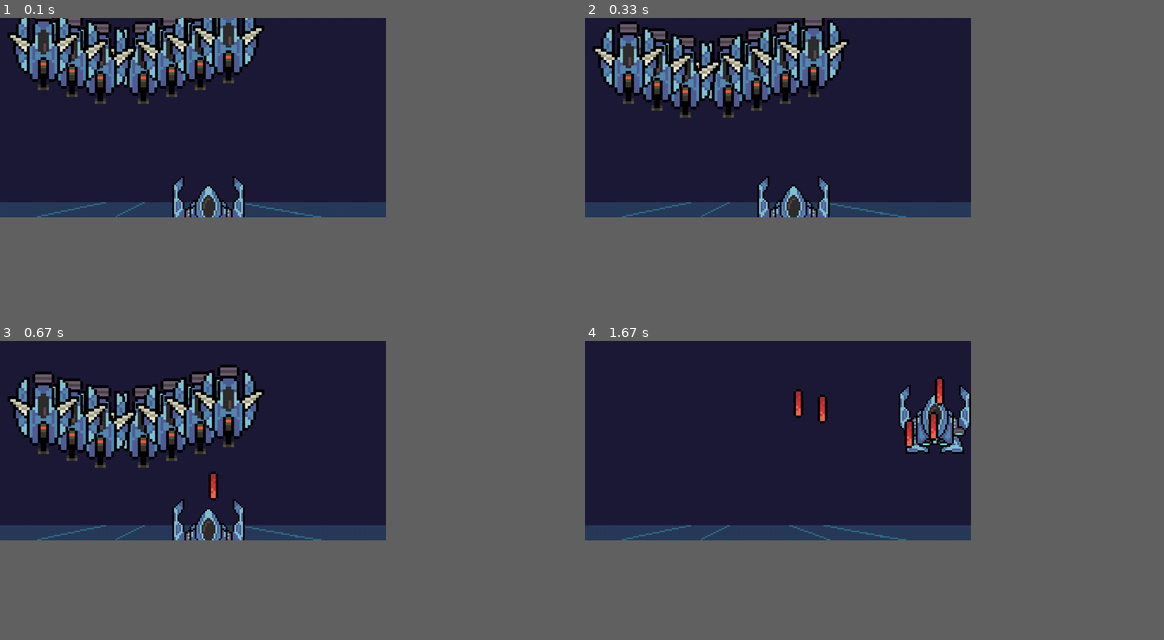
Above: before the commit, frames 1-4 (two rows, left to right).
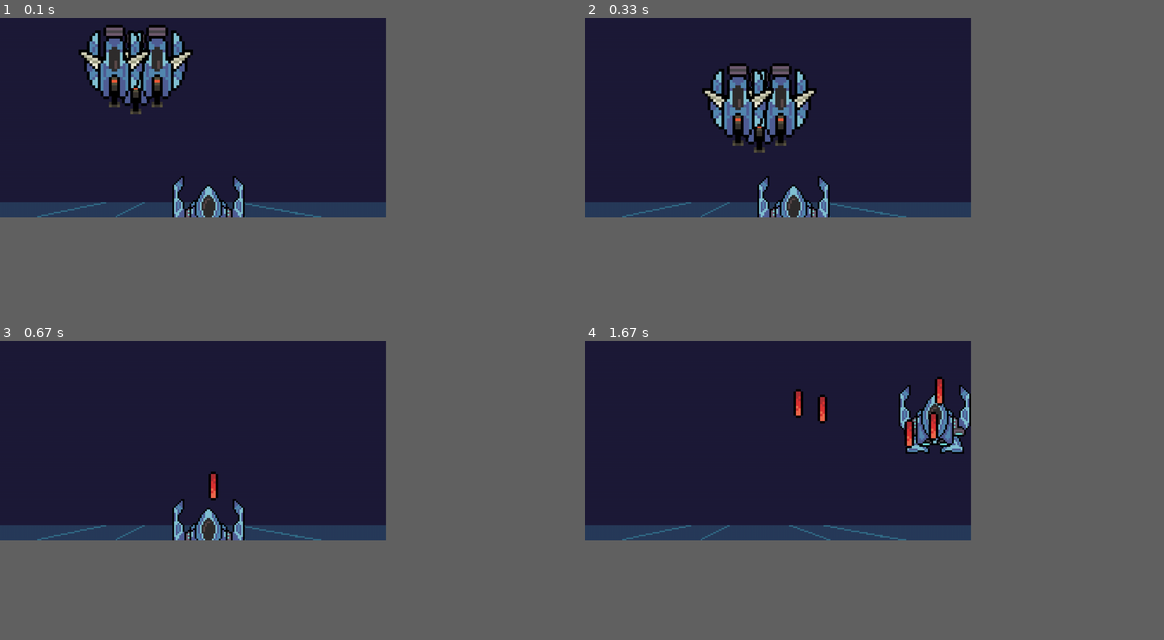
Above: after the commit, the same moments.

Repository: RafaBessa/Shadow_Light_bh_pygame
Game: pygame game, started from Game.py
Two runs of this game, one before a commit and one after it. Both use one fixed random seed, a clock stepped at 60 frames per second and the inputs below.
Inputs:
- Up to frame 1 (0.1 s): no input
- Up to frame 2 (0.33 s): no input
- Up to frame 3 (0.67 s): tap Space at 0.33 s
- Up to frame 4 (1.67 s): hold D 0.67-1.13 s; tap Space at 0.73, 1.03, 1.23, 1.57 s; hold W 1.17-1.47 s; hold D from 1.5 s (still down)

The runs differ from the first frame. In frame 1, 8.5% of the frame differs, in the area x 1-46%, y 0-33%; in frame 2, 11%, in the area x 1-46%, y 0-46%; in frame 3, 9.1%; in frame 4, nothing differs.

Commit message:
moviment in zigzag

Diff:
--- a/Game.py
+++ b/Game.py
@@ -7,6 +7,7 @@
 from MobPadrao import MobPadrao
 from Window import Window
 from InimigosController import Inimigos
+import MovimentoMob as mm
 # Default dimensions
 DEFAULT_WINDOW_SIZES = [(1120, 580), (1680, 870)]
 default_width, default_height = DEFAULT_WINDOW_SIZES[0]
@@ -46,7 +47,10 @@
     # Enemies
     inimigos = Inimigos()
     #inimigos.criar("roundguy", (400, 0), game_screen.shape, 0.5, 1, IMG_ASSETS)
-    inimigos.criarSwarm(inimigos.EnumFormations.V , 8, "roundguy", [250,0], 20, game_screen.shape, 0.5, 1, IMG_ASSETS, SCALE_ASSETS)
+    inimigos.criarSwarm(
+        inimigos.EnumFormations.V, 3, "roundguy", [250,0], 20, game_screen.shape,
+         2, 0.1, IMG_ASSETS, SCALE_ASSETS, mov_strategy=mm.Mov_ZigZag()
+         )
     #inimigos.criar("roundguy", [400, 0], game_screen.shape, 0.5, 1, IMG_ASSETS)
    # inimigos.criar("roundguy", [400, 0], game_screen.shape, 0.5, 1, IMG_ASSETS)
     #inimigos.criar("roundguy", [400, 100], game_screen.shape, 0, 0, IMG_ASSETS)
--- a/MobPadrao.py
+++ b/MobPadrao.py
@@ -12,6 +12,7 @@
         self._acceleration = acceleration  # in heights per second squared
         self.acceleration = acceleration * self.img.get_height()
         self._movStrategy = movStategy
+        self._startcoordinate = coordinates
 
     def resize(self, window):
         super().resize(window)
@@ -27,11 +28,7 @@
         self._movStrategy = fall
 
     def movimentar(self, dt):
-        self.coordinates, self.speed, self.acceleration = self.mover_strg.move(
-            self.coordinates, self.speed, self.acceleration, dt)
-    #     self.speed += self.acceleration * dt
-    #     self.coordinates[1] = round(self.coordinates[1] + self.speed * dt)
-
+        self.coordinates, self.speed, self.acceleration = self.mover_strg.move(self.coordinates, self.speed, self.acceleration, self._startcoordinate, dt)
 
 
     def hit(self, dmg):
--- a/MovimentoMob.py
+++ b/MovimentoMob.py
@@ -9,7 +9,26 @@
 
 
 class Mov_LinearFall(AbstractMoviment):
-    def move(self, coordinates, speed, acceleration, dt):
+    def move(self, coordinates, speed, acceleration, lastcoordinate, dt):
         speed += acceleration * dt
         coordinates[1] = round(coordinates[1] + speed * dt)
         return coordinates, speed, acceleration
+
+
+class Mov_ZigZag(AbstractMoviment):
+    direct = True
+    def move(self, coordinates, speed, acceleration, startcoordinate, dt):
+        ZigZageamento = 100 #variacao max da nave
+        coordinates[1] = round(coordinates[1] + speed * dt)
+
+
+        if (startcoordinate[0] + ZigZageamento  >= coordinates[0] ) and (self.direct): #se ele tava na esquerda vai pra direita
+            coordinates[0] = round(coordinates[0] + speed * dt)
+
+        elif (startcoordinate[0] - ZigZageamento  <= coordinates[0] ) and (not self.direct) :
+            coordinates[0] = round(coordinates[0] - speed * dt)
+
+        else:
+            self.direct = not self.direct
+
+        return coordinates, speed, acceleration
